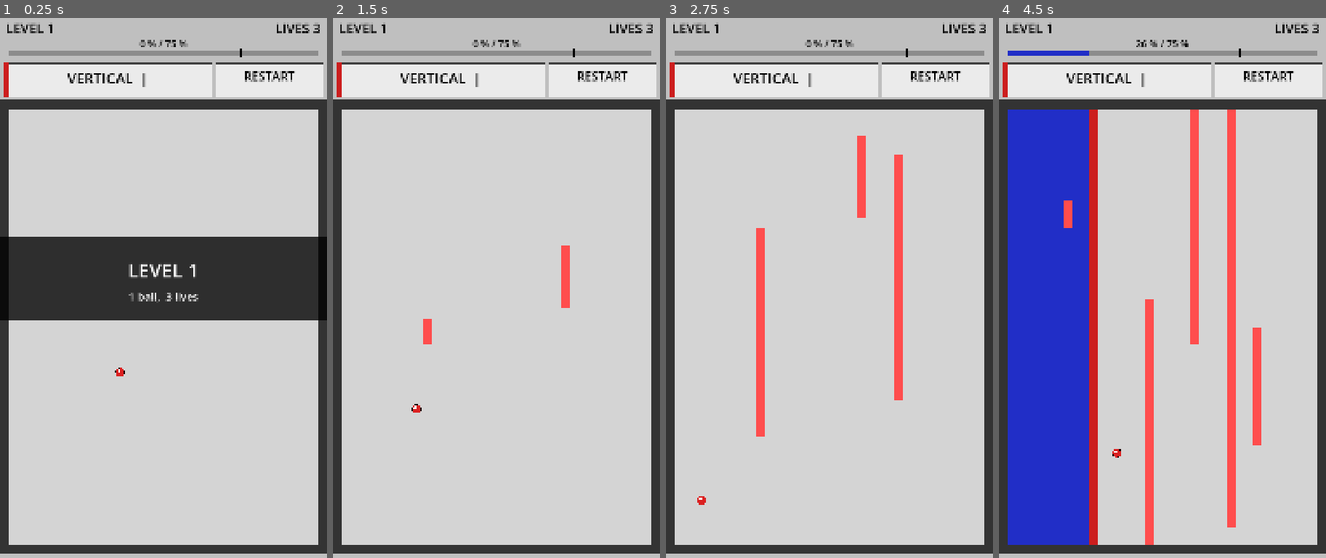
Above: before the commit, frames 1-4 (left to right).
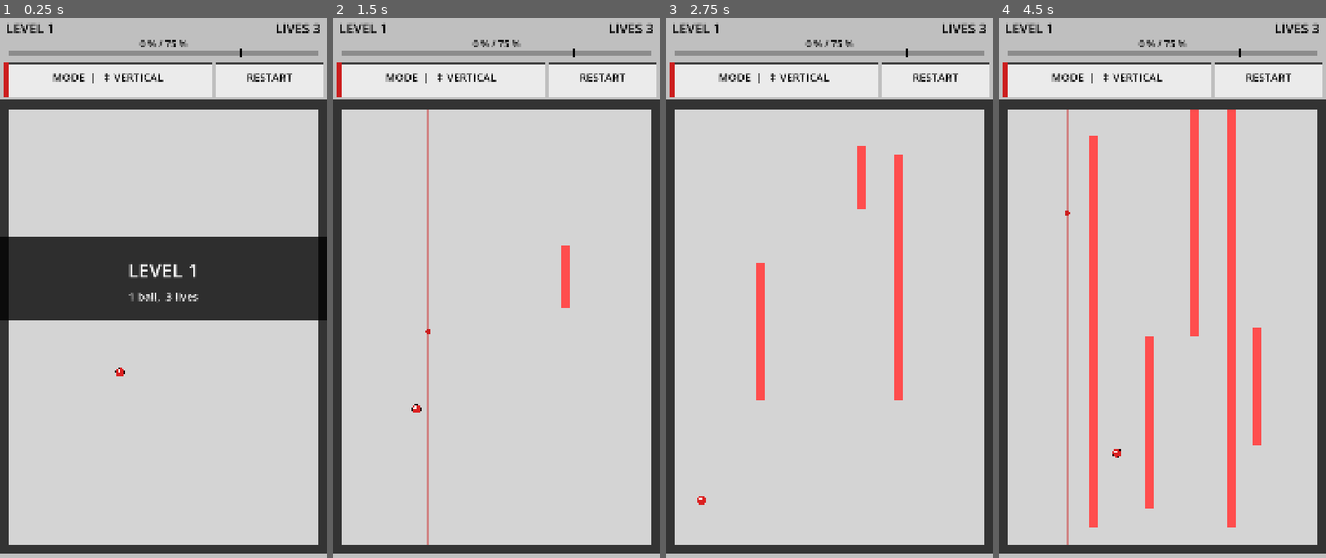
Above: after the commit, the same moments.

Repository: Matswm86/jezzball
Game: Godot game, scene res://scenes/Game.tscn
Same seed, same stepped clock (60 frames per second), same inputs: the game is played once before the commit and once after it.
Inputs (mouse positions are in pixels of both pictures, inside the frame that each line leads up to):
- Up to frame 1 (0.25 s): no input
- Up to frame 2 (1.5 s): tap Enter at 0.5 s; move the mouse to (568, 271) at 0.52 s; click (568, 271) at 0.67 s; drag from (431, 331) to (480, 417) at 1.27 s
- Up to frame 3 (2.75 s): move the mouse to (862, 174) at 2.02 s; click (862, 174) at 2.17 s
- Up to frame 4 (4.5 s): drag from (1146, 417) to (1064, 217) at 2.77 s; move the mouse to (1260, 390) at 3.52 s; click (1260, 390) at 3.67 s; drag from (1064, 217) to (1113, 158) at 4.27 s

The runs differ from the first frame. In frame 1, 0.6% of the frame differs, in the area x 16-90%, y 9-13%; in frame 2, 1.3%; in frame 3, 1.1%; in frame 4, 24%, in the area x 2-90%, y 4-98%.

Commit message:
v0.3: gesture-based wall orientation, no toggle button
Wall direction is now determined by the touch itself, matching the linked
JezzBall Classic mobile port (air.com.winterdust.jezzballclassic):

- Tap cell + drag vertically  → vertical wall (grows up + down)
- Tap cell + drag horizontally → horizontal wall (grows left + right)
- Tap with no drag → wall in last-used direction (defaults to vertical)

Implementation:
- _on_touch_down stages a pending wall on a valid empty cell
- _on_drag updates orient_vertical live as the bigger axis crosses 30 px
- _on_touch_up commits the wall AT THE ORIGINAL CELL in the resolved direction
  (the start point doesn't drift with the finger)

Visual feedback while finger is down:
- Faint preview line drawn through the touched cell in the resolved orient,
  red for vertical / blue for horizontal
- Solid dot marker at the touch cell

HUD changes:
- Toggle button gone
- Read-only MODE panel (with red/blue color stripe + ↕/↔ icon) shows what
  the next tap-without-drag will produce
- RESTART button still available top-right

Co-Authored-By: Claude Opus 4.7 (1M context) <noreply@anthropic.com>

Diff:
--- a/scripts/Game.gd
+++ b/scripts/Game.gd
@@ -51,32 +51,38 @@
 var play_total := 0
 var state: int = GameState.PLAYING
 var intro_timer := 0.0
-var btn_toggle_flash := 0.0
 var btn_restart_flash := 0.0
 
 var lbl_level: Label
 var lbl_lives: Label
 var lbl_pct: Label
-var lbl_orient: Label
+var lbl_mode: Label
 var lbl_restart: Label
 var lbl_overlay_title: Label
 var lbl_overlay_sub: Label
 var overlay_box: ColorRect
 
-# Control button rects, computed once in _ready.
-var rect_toggle: Rect2
+# Control rect, computed once in _ready.
 var rect_restart: Rect2
+var rect_mode: Rect2
+
+# Pending wall touch — finger went down on a field cell. Wall commits on release.
+var pending_active := false
+var pending_pos := Vector2.ZERO
+var pending_cell := Vector2i.ZERO
+var pending_drag_pos := Vector2.ZERO
+const SWIPE_THRESH := 30.0
 
 func _ready() -> void:
 	randomize()
-	# Toggle takes 66%, Restart takes 33% of the control row.
+	# Mode-indicator panel (left ~66%) is non-interactive; Restart button (right ~33%).
 	var pad := 12.0
 	var ctrl_top := HUD_H + 8
 	var ctrl_h := CTRL_H - 16
-	var toggle_w := (FIELD_W - 3 * pad) * 0.66
-	var restart_w := (FIELD_W - 3 * pad) - toggle_w
-	rect_toggle = Rect2(pad, ctrl_top, toggle_w, ctrl_h)
-	rect_restart = Rect2(pad + toggle_w + pad, ctrl_top, restart_w, ctrl_h)
+	var mode_w := (FIELD_W - 3 * pad) * 0.66
+	var restart_w := (FIELD_W - 3 * pad) - mode_w
+	rect_mode = Rect2(pad, ctrl_top, mode_w, ctrl_h)
+	rect_restart = Rect2(pad + mode_w + pad, ctrl_top, restart_w, ctrl_h)
 	_build_ui()
 	_start_level(1)
 
@@ -97,9 +103,9 @@
 	lbl_lives = _make_label(Vector2(FIELD_W - 520, 18), 500, 44, HORIZONTAL_ALIGNMENT_RIGHT)
 	# HUD bottom row: percent text centered above progress bar
 	lbl_pct = _make_label(Vector2(0, 78), FIELD_W, 32, HORIZONTAL_ALIGNMENT_CENTER)
-	# Toggle and restart button labels
-	lbl_orient = _make_label(rect_toggle.position + Vector2(0, 12), rect_toggle.size.x, 48, HORIZONTAL_ALIGNMENT_CENTER)
-	lbl_restart = _make_label(rect_restart.position + Vector2(0, 12), rect_restart.size.x, 40, HORIZONTAL_ALIGNMENT_CENTER)
+	# Mode indicator + restart button labels
+	lbl_mode = _make_label(rect_mode.position + Vector2(0, 18), rect_mode.size.x, 36, HORIZONTAL_ALIGNMENT_CENTER)
+	lbl_restart = _make_label(rect_restart.position + Vector2(0, 18), rect_restart.size.x, 36, HORIZONTAL_ALIGNMENT_CENTER)
 	lbl_restart.text = "RESTART"
 	# Overlay backdrop + title/sub labels
 	overlay_box = ColorRect.new()
@@ -158,8 +164,6 @@
 			_update_balls(delta)
 			_check_wall_hits()
 			_check_win()
-	if btn_toggle_flash > 0.0:
-		btn_toggle_flash = max(0.0, btn_toggle_flash - delta * 4.0)
 	if btn_restart_flash > 0.0:
 		btn_restart_flash = max(0.0, btn_restart_flash - delta * 4.0)
 	_refresh_ui()
@@ -174,7 +178,7 @@
 	if play_total > 0:
 		pct = int(round(float(captured) / float(play_total) * 100.0))
 	lbl_pct.text = "%d %% / %d %%" % [pct, int(TARGET * 100)]
-	lbl_orient.text = ("VERTICAL  |" if orient_vertical else "HORIZONTAL  =")
+	lbl_mode.text = ("MODE  |  ↕ VERTICAL" if orient_vertical else "MODE  |  ↔ HORIZONTAL")
 	var show_overlay := false
 	var t_text := ""
 	var s_text := ""
@@ -349,20 +353,25 @@
 		state = GameState.LEVEL_WIN
 
 func _input(event: InputEvent) -> void:
-	var pressed := false
-	var p := Vector2.ZERO
 	if event is InputEventScreenTouch:
-		pressed = event.pressed
-		p = event.position
+		if event.pressed:
+			_on_touch_down(event.position)
+		else:
+			_on_touch_up(event.position)
+	elif event is InputEventScreenDrag:
+		_on_drag(event.position)
 	elif event is InputEventMouseButton:
-		pressed = event.pressed
-		p = event.position
-	else:
-		return
-	if not pressed:
-		return
-
-	# End-of-level overlays consume the tap regardless of where it lands.
+		if event.pressed:
+			_on_touch_down(event.position)
+		else:
+			_on_touch_up(event.position)
+	elif event is InputEventMouseMotion:
+		if Input.is_mouse_button_pressed(MOUSE_BUTTON_LEFT):
+			_on_drag(event.position)
+
+func _on_touch_down(p: Vector2) -> void:
+	pending_active = false
+	# End-of-level overlays consume the tap.
 	if state == GameState.LEVEL_WIN:
 		var nxt := level + 1
 		if nxt > MAX_LEVEL:
@@ -372,25 +381,49 @@
 	if state == GameState.LEVEL_LOSE:
 		_start_level(level)
 		return
-
-	# Top-mounted control row first.
-	if rect_toggle.has_point(p):
-		orient_vertical = !orient_vertical
-		btn_toggle_flash = 0.25
-		queue_redraw()
-		return
+	# Restart button.
 	if rect_restart.has_point(p):
 		btn_restart_flash = 0.25
 		_start_level(level)
 		return
-
-	# Otherwise treat as a wall-start tap inside the field.
+	# Field tap — record but don't start the wall yet. Direction is decided
+	# by what the finger does between touch-down and touch-up.
 	if p.y >= FIELD_Y and p.y < FIELD_Y + FIELD_H and p.x >= FIELD_X and p.x < FIELD_X + FIELD_W:
 		var cx := int((p.x - FIELD_X) / CELL)
 		var cy := int((p.y - FIELD_Y) / CELL)
 		if cx >= 1 and cx < COLS - 1 and cy >= 1 and cy < ROWS - 1:
 			if grid[cx][cy] == CellState.EMPTY:
-				_start_wall(cx, cy)
+				pending_active = true
+				pending_pos = p
+				pending_cell = Vector2i(cx, cy)
+				pending_drag_pos = p
+
+func _on_drag(p: Vector2) -> void:
+	if not pending_active:
+		return
+	pending_drag_pos = p
+	# Live-update orientation based on the bigger axis once we cross the
+	# swipe threshold. Visual indicator updates next _refresh_ui call.
+	var dx := abs(p.x - pending_pos.x)
+	var dy := abs(p.y - pending_pos.y)
+	if dx > SWIPE_THRESH or dy > SWIPE_THRESH:
+		orient_vertical = (dy >= dx)
+
+func _on_touch_up(p: Vector2) -> void:
+	if not pending_active:
+		return
+	pending_active = false
+	# Final orientation update from release point (in case the finger slid
+	# after we last got a drag event).
+	var dx := abs(p.x - pending_pos.x)
+	var dy := abs(p.y - pending_pos.y)
+	if dx > SWIPE_THRESH or dy > SWIPE_THRESH:
+		orient_vertical = (dy >= dx)
+	# Commit the wall at the cell we ORIGINALLY touched, in the resolved
+	# direction. (If finger barely moved, orient_vertical keeps its previous
+	# value, so consecutive taps build walls in the same direction.)
+	if grid[pending_cell.x][pending_cell.y] == CellState.EMPTY:
+		_start_wall(pending_cell.x, pending_cell.y)
 
 func _start_wall(cx: int, cy: int) -> void:
 	var w := {
@@ -426,13 +459,12 @@
 	draw_line(Vector2(target_x, bar_y - 6), Vector2(target_x, bar_y + 28), COL_TEXT, 3)
 
 func _draw_controls() -> void:
-	# Toggle button.
-	var tcol := COL_BTN_PRESSED if btn_toggle_flash > 0.0 else COL_BTN
-	draw_rect(rect_toggle, tcol, true)
-	draw_rect(rect_toggle, COL_BTN_BORDER, false, 4)
-	# Mode-color stripe down the left edge of the button so you can see the
-	# current orientation at a glance even before reading the label.
-	var stripe := Rect2(rect_toggle.position + Vector2(0, 0), Vector2(14, rect_toggle.size.y))
+	# Mode panel (read-only; orientation comes from finger gesture in field).
+	draw_rect(rect_mode, COL_BTN, true)
+	draw_rect(rect_mode, COL_BTN_BORDER, false, 4)
+	# Color stripe down the left side of the panel — red when next wall would
+	# be vertical, blue when horizontal.
+	var stripe := Rect2(rect_mode.position, Vector2(14, rect_mode.size.y))
 	draw_rect(stripe, COL_WALL if orient_vertical else COL_CAPTURED, true)
 	# Restart button.
 	var rcol := COL_BTN_PRESSED if btn_restart_flash > 0.0 else COL_BTN
@@ -465,3 +497,16 @@
 		draw_circle(p, BALL_RADIUS + 1, COL_BALL_OUTLINE)
 		draw_circle(p, BALL_RADIUS, COL_BALL)
 		draw_circle(p + Vector2(-BALL_RADIUS * 0.35, -BALL_RADIUS * 0.35), BALL_RADIUS * 0.32, COL_BALL_DOT)
+	# Touch preview: while finger is down on a field cell, show a faint line
+	# through the touched cell in the orientation the wall WILL grow.
+	if pending_active:
+		var c := pending_cell
+		var px := FIELD_X + c.x * CELL + CELL * 0.5
+		var py := FIELD_Y + c.y * CELL + CELL * 0.5
+		var preview_col := Color(COL_WALL.r, COL_WALL.g, COL_WALL.b, 0.45) if orient_vertical else Color(COL_CAPTURED.r, COL_CAPTURED.g, COL_CAPTURED.b, 0.45)
+		if orient_vertical:
+			draw_line(Vector2(px, FIELD_Y + CELL), Vector2(px, FIELD_Y + FIELD_H - CELL), preview_col, 6)
+		else:
+			draw_line(Vector2(FIELD_X + CELL, py), Vector2(FIELD_X + FIELD_W - CELL, py), preview_col, 6)
+		# Marker dot at touched cell.
+		draw_circle(Vector2(px, py), 8, COL_WALL if orient_vertical else COL_CAPTURED)
